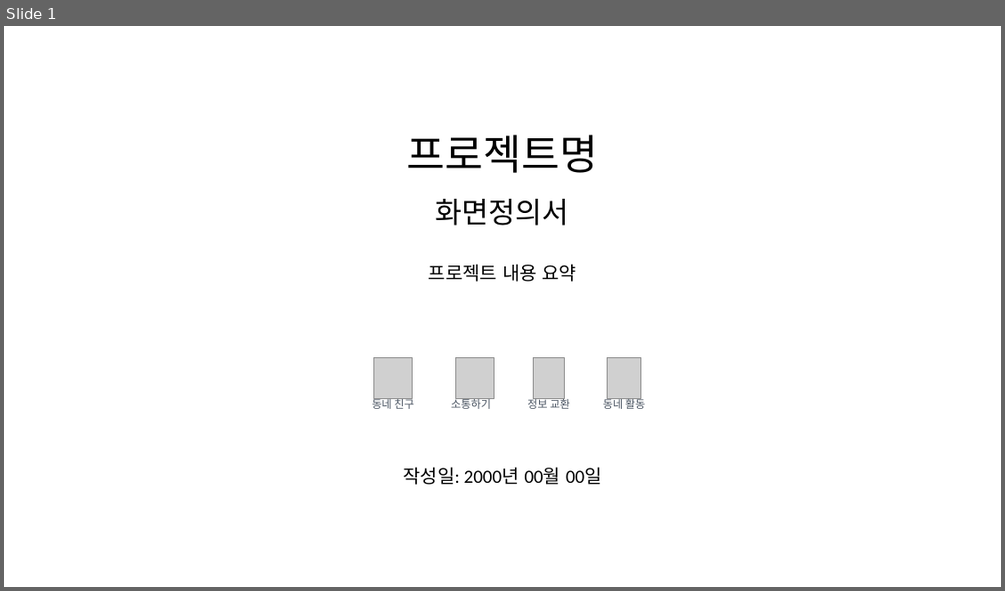
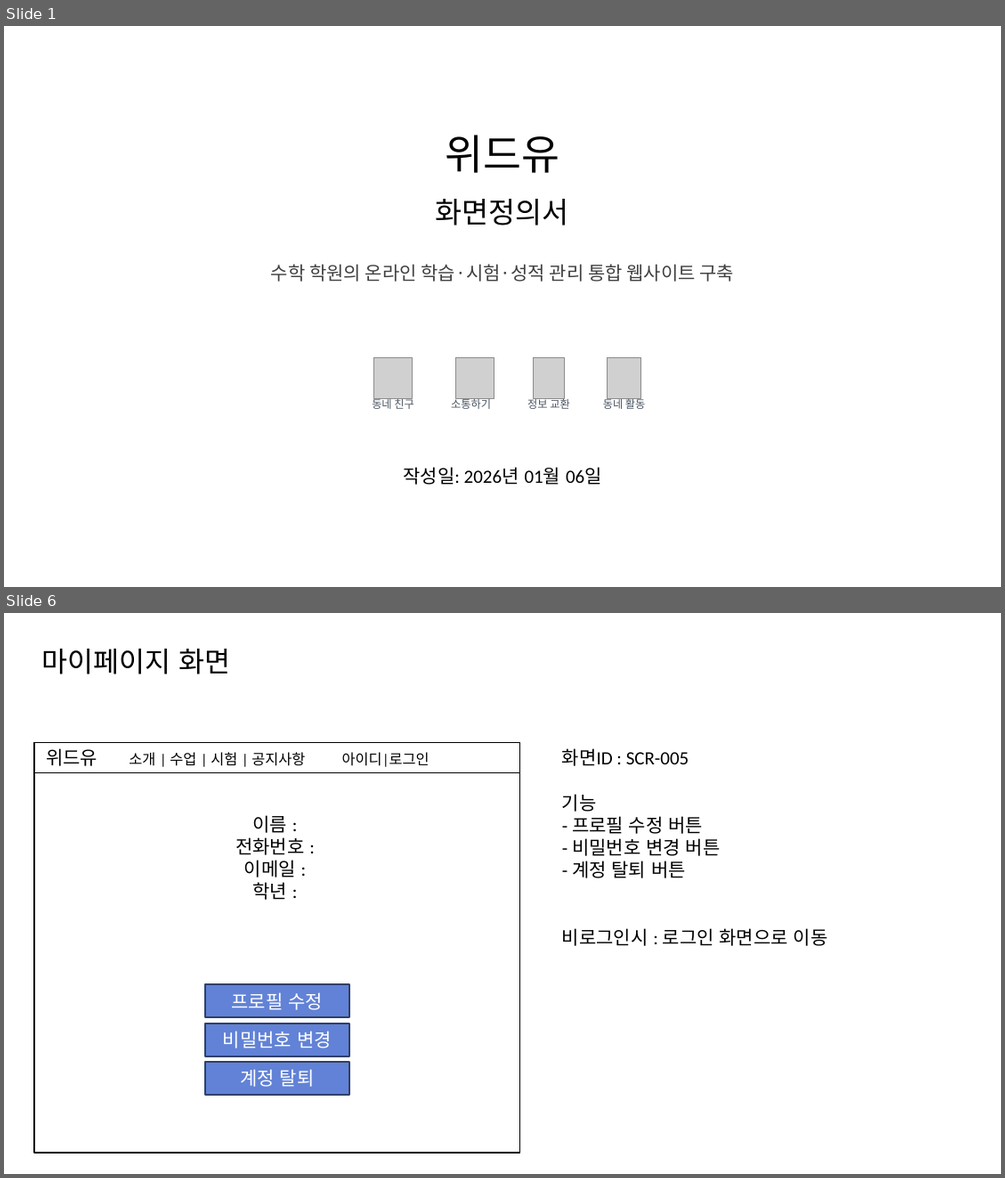
Before and after one commit to wjdgkr3386/withyou, a slide deck: docs/4_화면정의서/화면정의서.pptx. Shown one above the other, each under a label of ours: slide 1 before the commit, slides 1 and 6 after it; the slides between them are not shown. The pictures are 1005x591 and 1005x1178 pixels, drawn with LibreOffice and Linux fonts; fonts in the diff are those of the drawing; grey boxes stand for pictures. Boxes give left, top, right and bottom in pixels: in the first picture for what was removed or moved away, otherwise in the second. Text is boxed around its words. In the diff, an @@ line names an element or a change of style, - is before the commit and + after.

Commit message:
화면정의서 중간커밋

```diff
--- a/docs/4_화면정의서/화면정의서.pptx
+++ b/docs/4_화면정의서/화면정의서.pptx
@@ slide 6 added at box(4, 613, 1001, 1174), background #FFFFFF @@
@@ text added at box(41, 649, 230, 674), 27 pt, text #000000 @@
+마이페이지 화면
@@ rectangle added at box(34, 742, 520, 1153), fill #FFFFFF, outline #000000 1.5 pt @@
@@ rectangle added at box(34, 742, 520, 772), outline #000000 0.75 pt, 14 pt, text #000000 @@
+위드유 소개 | 수업 | 시험 | 공지사항 아이디|로그인
@@ text added at box(562, 748, 828, 946), 18 pt, text #000000 @@
+화면ID : SCR-005
+기능
+- 프로필 수정 버튼
+- 비밀번호 변경 버튼
+- 계정 탈퇴 버튼
+비로그인시 : 로그인 화면으로 이동
@@ text added at box(235, 815, 304, 900), 18 pt, text #000000 @@
+이름 :
+전화번호 :
+이메일 :
+학년 :
@@ rectangle added at box(205, 985, 349, 1018), fill #6182D6, outline #30416A 1.5 pt, 18 pt, text #FFFFFF @@
+프로필 수정
@@ rectangle added at box(205, 1023, 349, 1056), fill #6182D6, outline #30416A 1.5 pt, 18 pt, text #FFFFFF @@
+비밀번호 변경
@@ rectangle added at box(205, 1062, 349, 1094), fill #6182D6, outline #30416A 1.5 pt, 18 pt, text #FFFFFF @@
+계정 탈퇴
@@ slide 1 changed as well @@
@@ text at box(445, 135, 560, 173): text changed @@
-프로젝트명
+위드유
@@ text at box(271, 264, 734, 281): text changed; font Calibri to Noto Sans CJK KR; text colour #000000 to #404040 @@
-프로젝트 내용 요약
+수학 학원의 온라인 학습·시험·성적 관리 통합 웹사이트 구축
@@ text at box(403, 467, 602, 484): text changed @@
-작성일: 2000년 00월 00일
+작성일: 2026년 01월 06일
```
Also in this commit, not shown: 7 other slides added, 1 slide removed.
